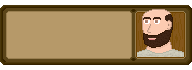
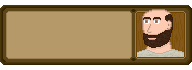
Layered file, before and after one edit (192 × 70). Changes by layer:
painted on "New" over [142, 9, 173, 50]
